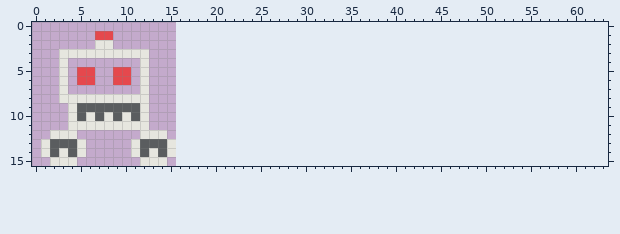
One commit to this pixel-art file: design/sprites/robot.aseprite. Above: the version before the commit.
16x16 pixels, 1 frame. The old version is drawn lined up with the new one, on the new canvas.
After the commit:
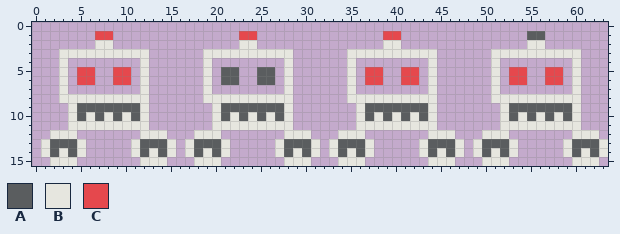
Palette (. is transparent): A #5a5d5f  B #e6e6df  C #e5484d
What changed:
canvas 16x16 -> 64x16
@@ x 0..63 @@
  0 ................................................................
- 1 .......CC.......................................................
- 2 .......BB.......................................................
- 3 ...BBBBBBBBBB...................................................
- 4 ...B........B...................................................
- 5 ...B.CC..CC.B...................................................
- 6 ...B.CC..CC.B...................................................
- 7 ...B........B...................................................
- 8 ...BBBBBBBBBB...................................................
- 9 ....BAAAAAAAB...................................................
-10 ....BABABABAB...................................................
-11 ....BBBBBBBBB...................................................
-12 ..BBB.......BBB.................................................
-13 .BAAAB.....BAAAB................................................
-14 .BABAB.....BABAB................................................
-15 ..BBB.......BBB.................................................
+ 1 .......CC..............CC..............CC..............AA.......
+ 2 .......BB..............BB..............BB..............BB.......
+ 3 ...BBBBBBBBBB......BBBBBBBBBB......BBBBBBBBBB......BBBBBBBBBB...
+ 4 ...B........B......B........B......B........B......B........B...
+ 5 ...B.CC..CC.B......B.AA..AA.B......B.CC..CC.B......B.CC..CC.B...
+ 6 ...B.CC..CC.B......B.AA..AA.B......B.CC..CC.B......B.CC..CC.B...
+ 7 ...B........B......B........B......B........B......B........B...
+ 8 ...BBBBBBBBBB......BBBBBBBBBB......BBBBBBBBBB......BBBBBBBBBB...
+ 9 ....BAAAAAAAB.......BAAAAAAAB.......BAAAAAAAB.......BAAAAAAAB...
+10 ....BABABABAB.......BABABABAB.......BABABABAB.......BABABABAB...
+11 ....BBBBBBBBB.......BBBBBBBBB.......BBBBBBBBB.......BBBBBBBBB...
+12 ..BBB.......BBB...BBB.......BBB...BBB.......BBB...BBB.......BBB.
+13 .BAAAB.....BAAAB.BAAAB.....BAAAB.BAAAB.....BAAAB.BAAAB.....BAAAB
+14 .BABAB.....BABAB.BABAB.....BABAB.BABAB.....BABAB.BABAB.....BABAB
+15 ..BBB.......BBB...BBB.......BBB...BBB.......BBB...BBB.......BBB.
Changed places in both pictures, as pixel boxes (x1, y1, x2, y2):
added: (185, 31, 608, 166)
